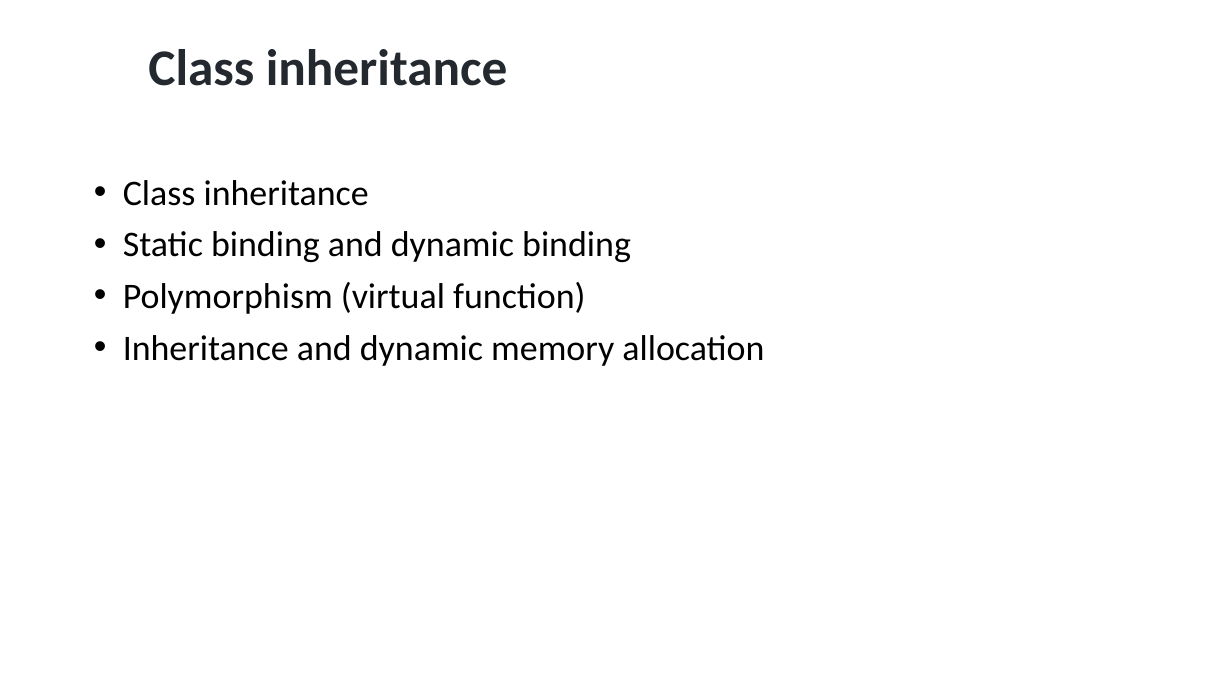
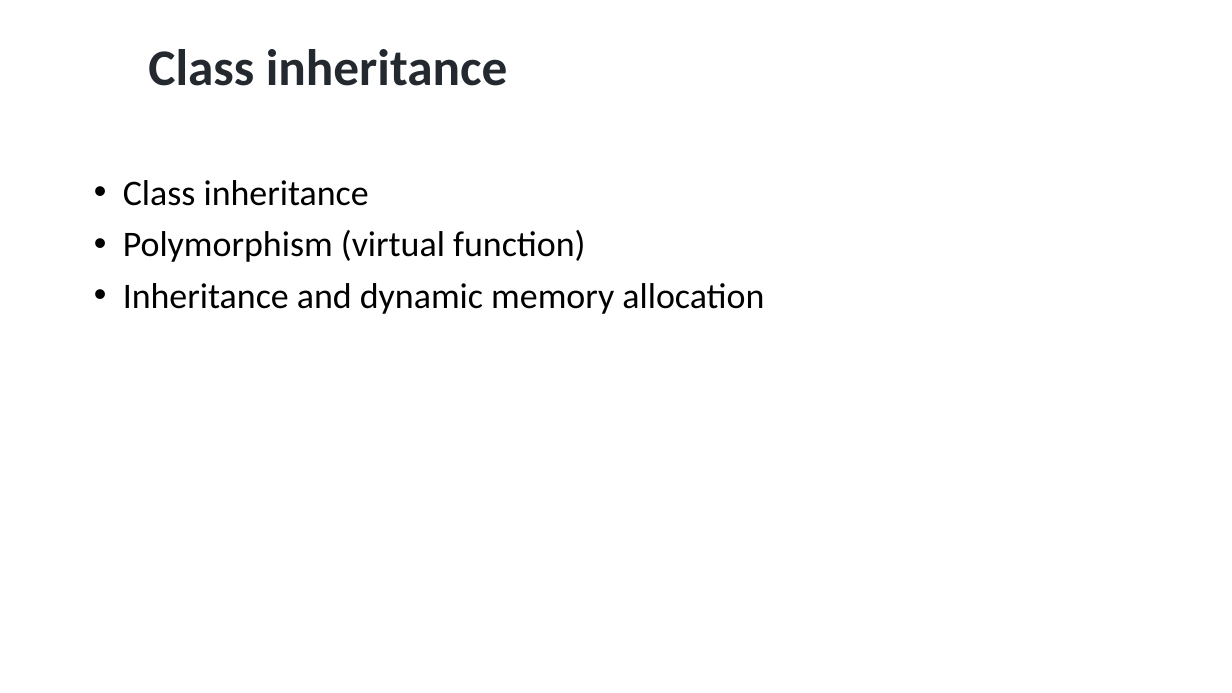
Before and after one commit to ShiqiYu/CPP, a slide deck: slide 2 of week12/Lab12.pptx. Drawn at 1232x693 pixels with LibreOffice and Linux fonts; fonts in the diff are those of the drawing; background and template pictures are left out. Boxes give left, top, right and bottom in pixels: in the first picture for what was removed or moved away, otherwise in the second. Text is boxed around its words. In the diff, an @@ line names an element or a change of style, - is before the commit and + after.

```diff
--- a/week12/Lab12.pptx
+++ b/week12/Lab12.pptx
@@ text at [123,231,631,262]: paragraph removed @@
-• Static binding and dynamic binding
```
Also in this commit, not shown: 6 other slides changed, 3 slides added, 6 slides removed.
